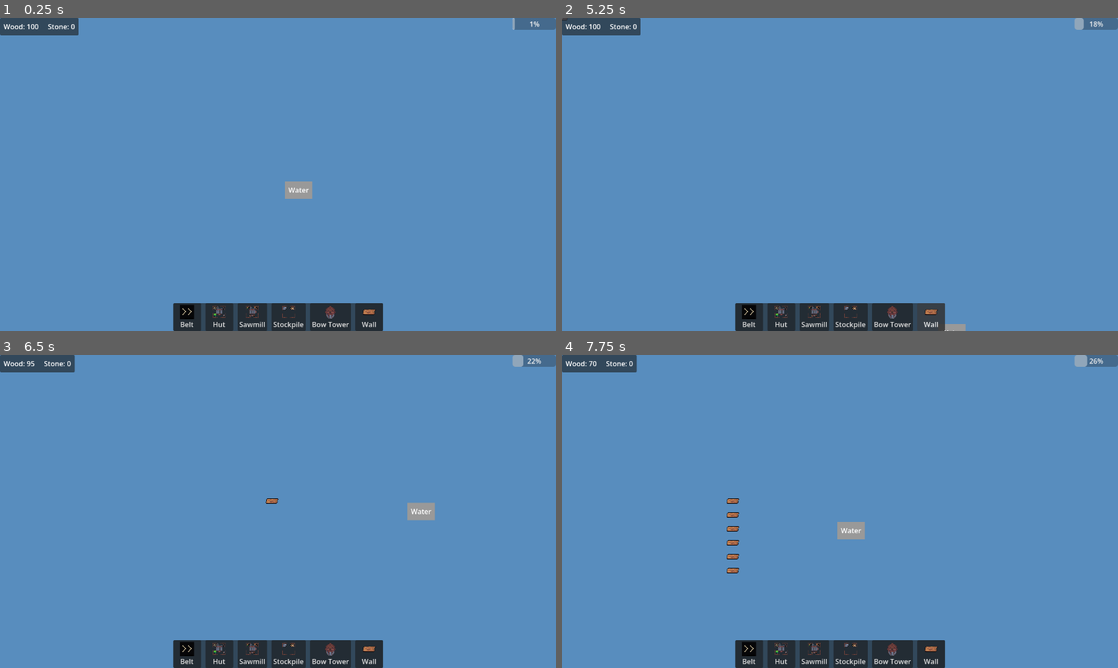
Above: before the commit, frames 1-4 (two rows, left to right).
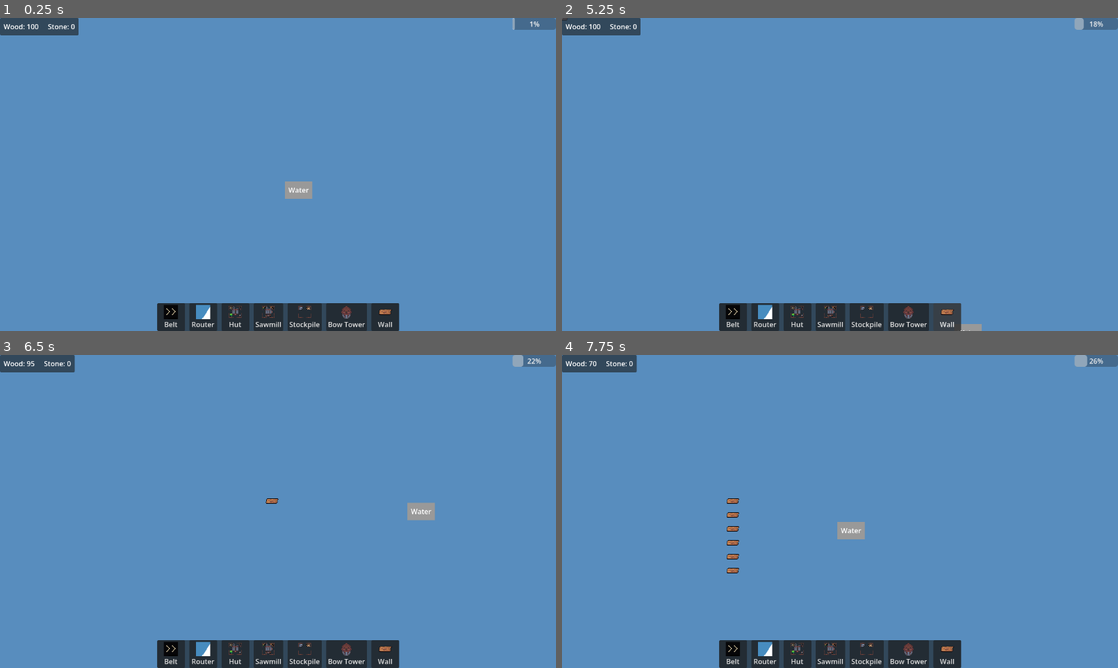
Above: after the commit, the same moments.

Repository: ColdTerror/Core-and-Conveyor
Game: Godot game, scene res://scenes/level.tscn
The game is run twice, just before and just after one commit, with the same random seed, the same clock (stepped at 60 frames per second) and the same inputs. The engine's default icon, where the game draws it, is replaced by a stand-in: a white triangle on a blue panel in a dark square.
Inputs (mouse positions are in pixels of both pictures, inside the frame that each line leads up to):
- Up to frame 1 (0.25 s): no input
- Up to frame 2 (5.25 s): click (767, 318) at 0.5 s, where only the run after the commit has a clickable "Router"; click "Stockpile" at 1.25 s; click "Belt" at 2 s; click "Hut" at 2.75 s; click "Sawmill" at 3.5 s; click "Bow Tower" at 4.25 s; click "Wall" at 5 s
- Up to frame 3 (6.5 s): tap Enter at 5.75 s; move the mouse to (400, 495) at 5.77 s; hold Right (ui_right) from 5.78 s (still down); hold Right mouse button (right_click) from 5.78 s (still down); click (400, 495) at 5.92 s
- Up to frame 4 (7.75 s): release Right (ui_right) at 6.5 s; release Right mouse button (right_click) at 6.5 s; drag from (834, 502) to (812, 574) at 6.52 s; move the mouse to (828, 514) at 7.27 s; hold Right (ui_right) from 7.28 s (still down); tap Backspace at 7.35 s; click (828, 514) at 7.42 s

The runs differ from the first frame. In frame 1, 2.0% of the frame differs, in the area x 28-72%, y 91-100%; in frame 2, 2.0%, in the area x 28-76%, y 91-100%; in frame 3, 2.0%; in frame 4, 2.0%.

Commit message:
added a router that splits items

Diff:
--- a/scenes/buildings/conveyer.tscn
+++ b/scenes/buildings/conveyer.tscn
@@ -13,8 +13,9 @@
 [node name="Conveyer" type="Node2D" unique_id=2033791368]
 script = ExtResource("1_34v7p")
 is_draggable = true
+building_name = "Conveyer"
 icon = SubResource("AtlasTexture_34v7p")
-cost_wood = 5
+cost_wood = 0
 
 [node name="Sprite2D" type="Sprite2D" parent="." unique_id=657515564]
 texture = ExtResource("1_yfprp")
--- /dev/null
+++ b/scenes/buildings/router_building.tscn
@@ -0,0 +1,27 @@
+[gd_scene format=3 uid="uid://bscvnmiqn3de6"]
+
+[ext_resource type="Texture2D" uid="uid://dyn5ycc3vykgb" path="res://icon.svg" id="1_v5q08"]
+[ext_resource type="Script" uid="uid://duvfi011ype5f" path="res://scripts/building/router_building.gd" id="1_y4pf7"]
+
+[sub_resource type="AtlasTexture" id="AtlasTexture_y4pf7"]
+atlas = ExtResource("1_v5q08")
+region = Rect2(32, 32, 32, 32)
+
+[sub_resource type="RectangleShape2D" id="RectangleShape2D_y4pf7"]
+size = Vector2(32, 32)
+
+[node name="RouterBuilding" type="Node2D" unique_id=706441701]
+script = ExtResource("1_y4pf7")
+building_name = "Router"
+icon = SubResource("AtlasTexture_y4pf7")
+cost_wood = 0
+
+[node name="Sprite2D" type="Sprite2D" parent="." unique_id=1421611039]
+texture = ExtResource("1_v5q08")
+region_enabled = true
+region_rect = Rect2(32, 32, 32, 32)
+
+[node name="Area2D" type="Area2D" parent="." unique_id=1456337677]
+
+[node name="CollisionShape2D" type="CollisionShape2D" parent="Area2D" unique_id=404963682]
+shape = SubResource("RectangleShape2D_y4pf7")
--- a/scenes/buildings/stockpile_building.tscn
+++ b/scenes/buildings/stockpile_building.tscn
@@ -14,6 +14,7 @@
 [node name="StockpileBuilding" type="Node2D" unique_id=1914910995 groups=["PriorityTarget", "Structure"]]
 script = ExtResource("1_sqy8c")
 generic_item_scene = ExtResource("2_shrhu")
+building_name = "Stockpile"
 size = Vector2i(4, 4)
 icon = SubResource("AtlasTexture_shrhu")
 cost_wood = 25
--- a/scenes/level.tscn
+++ b/scenes/level.tscn
@@ -24,6 +24,7 @@
 [ext_resource type="PackedScene" uid="uid://cg13cd0e8r5ne" path="res://scenes/buildings/towers/projectile.tscn" id="18_cmcjb"]
 [ext_resource type="PackedScene" uid="uid://c0fjlwuepy3iy" path="res://scenes/buildings/wall.tscn" id="18_kih21"]
 [ext_resource type="PackedScene" uid="uid://dtgqlytnlxmmy" path="res://scenes/buildings/conveyer.tscn" id="19_gur6y"]
+[ext_resource type="PackedScene" uid="uid://bscvnmiqn3de6" path="res://scenes/buildings/router_building.tscn" id="20_2e2fo"]
 [ext_resource type="PackedScene" uid="uid://3nhjwgrvtktn" path="res://scenes/ui/game_ui.tscn" id="21_h6wmr"]
 [ext_resource type="PackedScene" uid="uid://dhwolugg4xg82" path="res://scenes/ui/building_menu.tscn" id="21_wu01b"]
 [ext_resource type="PackedScene" uid="uid://dwddqgu14pdbm" path="res://scenes/ui/hot_bar_ui.tscn" id="23_5k0ak"]
@@ -48,6 +49,7 @@
 bow_tower_scene = ExtResource("17_xy2fk")
 wall_scene = ExtResource("18_kih21")
 conveyor_scene = ExtResource("19_gur6y")
+router_scene = ExtResource("20_2e2fo")
 projectile_scene = ExtResource("18_cmcjb")
 
 [node name="WaveManager" parent="." unique_id=2093612804 node_paths=PackedStringArray("level_ref", "corruption_layer", "enemy_popup") instance=ExtResource("32_2e2fo")]
--- a/scripts/Level.gd
+++ b/scripts/Level.gd
@@ -47,6 +47,7 @@
 @export var wall_scene: PackedScene
 # --- NEW EXPORT ---
 @export var conveyor_scene: PackedScene
+@export var router_scene: PackedScene
 # ------------------
 
 @export var projectile_scene: PackedScene
@@ -97,6 +98,7 @@
 	# We instantiate briefly to get the icon/cost, or you can use a separate Resource system.
 	# For now, we trust the packed scenes are assigned.
 	_add_building_to_bar("Belt", conveyor_scene)
+	_add_building_to_bar("Router", router_scene)
 	_add_building_to_bar("Hut", lumberjack_scene)
 	_add_building_to_bar("Sawmill", sawmill_scene)
 	_add_building_to_bar("Stockpile", stockpile_scene)
--- /dev/null
+++ b/scripts/building/router_building.gd
@@ -0,0 +1,105 @@
+extends ConveyorBuilding
+class_name RouterBuilding
+
+# Tracks the last port used so we can distribute evenly (Round-Robin)
+var last_output_index: int = 0
+
+# Tracks where the current item came from so we don't spit it back out
+var input_direction: Vector2i = Vector2i.ZERO
+
+# --- OVERRIDES ---
+
+func setup(level_instance: Node2D, _dir: Vector2i):
+	level_ref = level_instance
+	# Routers are omni-directional, so we ignore the rotation/direction passed to us
+	direction = Vector2i.ZERO
+	rotation = 0
+
+func accept_item_node(item_node: Node2D, source_belt: ConveyorBuilding = null) -> bool:
+	if held_item != null or not level_ref:
+		return false
+
+	held_item = item_node
+
+	# Remember where this came from so we don't accidentally push it backwards!
+	if source_belt:
+		var source_grid = level_ref.object_layer.local_to_map(source_belt.global_position)
+		var my_grid = level_ref.object_layer.local_to_map(global_position)
+		input_direction = source_grid - my_grid # e.g., if it came from the left, this is (-1, 0)
+	else:
+		input_direction = Vector2i.ZERO
+
+	# Parenting Logic (Same as normal belt)
+	var old_parent = item_node.get_parent()
+	if old_parent and old_parent != level_ref:
+		old_parent.remove_child(item_node)
+	if not item_node.get_parent():
+		level_ref.add_child(item_node)
+
+	# Notice we DON'T snap to the edge here.
+	# We let the item glide smoothly from the previous belt directly into the center.
+	return true
+
+func _process(delta):
+	if held_item == null: return
+	if not is_instance_valid(held_item):
+		held_item = null
+		return
+
+	# Always pull the item to the absolute center of the router
+	var target_pos = global_position
+	held_item.global_position = held_item.global_position.move_toward(target_pos, speed * delta)
+
+	# Once it reaches the center, decide where it goes
+	if held_item.global_position.distance_to(target_pos) < 1.0:
+		held_item.global_position = target_pos # Snap exactly to center
+		_try_route()
+
+# --- THE SMART ROUTING LOGIC ---
+
+func _try_route():
+	var directions = [Vector2i.UP, Vector2i.RIGHT, Vector2i.DOWN, Vector2i.LEFT]
+	var manager = level_ref.building_manager
+	var my_grid = manager.object_layer.local_to_map(global_position)
+
+	# Check all 4 sides in a Round-Robin circle
+	for i in range(4):
+		var check_idx = (last_output_index + 1 + i) % 4
+		var offset = directions[check_idx]
+
+		# 1. Skip the side the item came from! No bouncing back.
+		if offset == input_direction:
+			continue
+
+		var target_pos = my_grid + offset
+
+		if manager.occupied_tiles.has(target_pos):
+			var neighbor = manager.occupied_tiles[target_pos]
+
+			# CASE A: Output to a normal Conveyor
+			if neighbor is ConveyorBuilding and not neighbor is RouterBuilding:
+				# Only output if the belt is pointing AWAY from the router
+				if neighbor.direction == offset:
+					if neighbor.accepts_item_at(Vector2i.ZERO):
+						if neighbor.accept_item_node(held_item, self):
+							_finish_routing(check_idx)
+							return
+
+			# CASE B: Output to another Router (Routers can feed Routers!)
+			elif neighbor is RouterBuilding:
+				if neighbor.accepts_item_at(Vector2i.ZERO):
+					if neighbor.accept_item_node(held_item, self):
+						_finish_routing(check_idx)
+						return
+
+			# CASE C: Output to Factory/Stockpile
+			elif neighbor.has_method("accept_item") and "item_data" in held_item:
+				if neighbor.can_accept_item(held_item.item_data):
+					if neighbor.accept_item(held_item.item_data):
+						held_item.queue_free()
+						_finish_routing(check_idx)
+						return
+
+func _finish_routing(index_used: int):
+	held_item = null
+	last_output_index = index_used
Not shown, added: scripts/building/router_building.gd.uid
Not shown, changed: kanban_tasks_data.kanban
